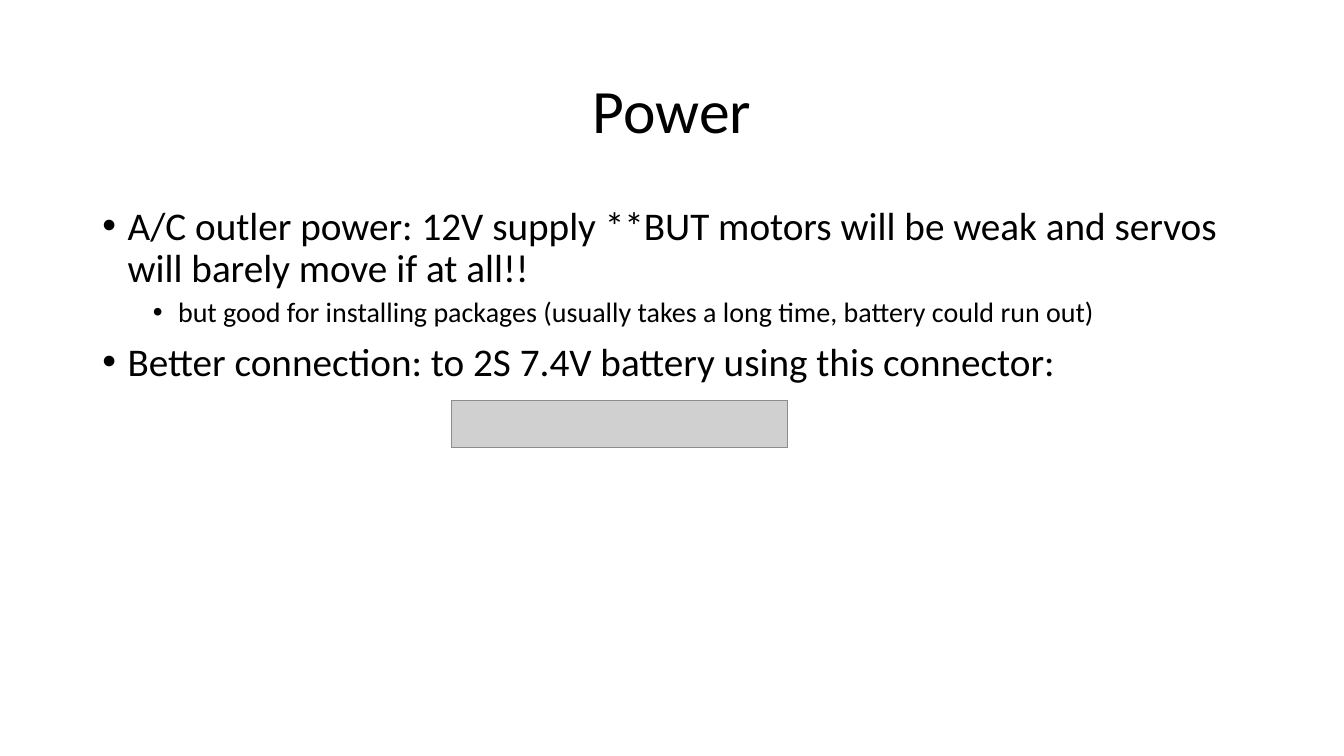
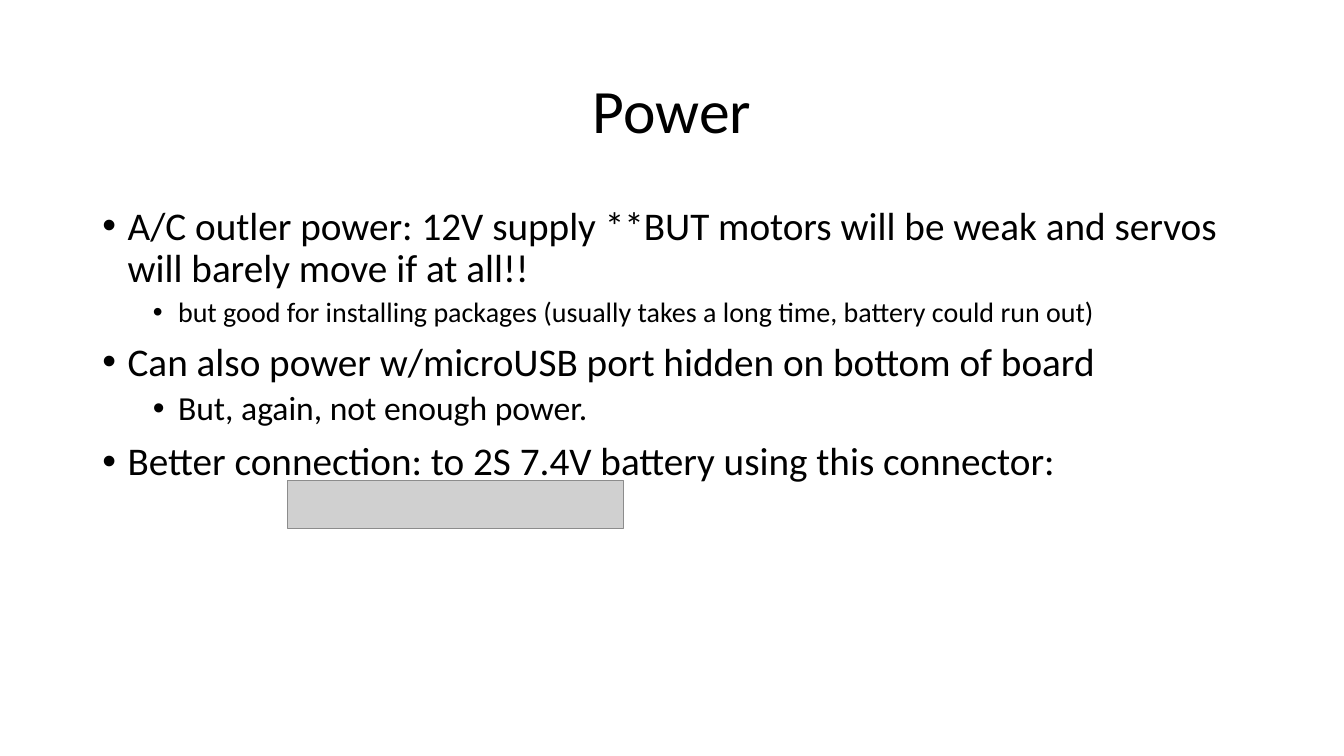
Before and after one commit to gigaprog/p_presentations, a slide deck: slide 3 of embedded/BeagleBone/BeagleBoneBlue.pptx. Drawn at 1344x756 pixels with LibreOffice and Linux fonts; fonts in the diff are those of the drawing; grey boxes stand for pictures. Boxes give left, top, right and bottom in pixels: in the first picture for what was removed or moved away, otherwise in the second. Text is boxed around its words. In the diff, an @@ line names an element or a change of style, - is before the commit and + after.

Commit message:
Moved all powerpoints to git from network drive

```diff
--- a/embedded/BeagleBone/BeagleBoneBlue.pptx
+++ b/embedded/BeagleBone/BeagleBoneBlue.pptx
@@ text at bbox=[128, 348, 1095, 426]: paragraphs added @@
+• Can also power w/microUSB port hidden on bottom of board
+  • But, again, not enough power.
@@ picture: place and size @@
-picture at bbox=[452, 400, 788, 448]
+picture at bbox=[287, 481, 624, 528]
```
Also in this commit, not shown: 3 other slides changed, 5 slides added, 3 other files.
